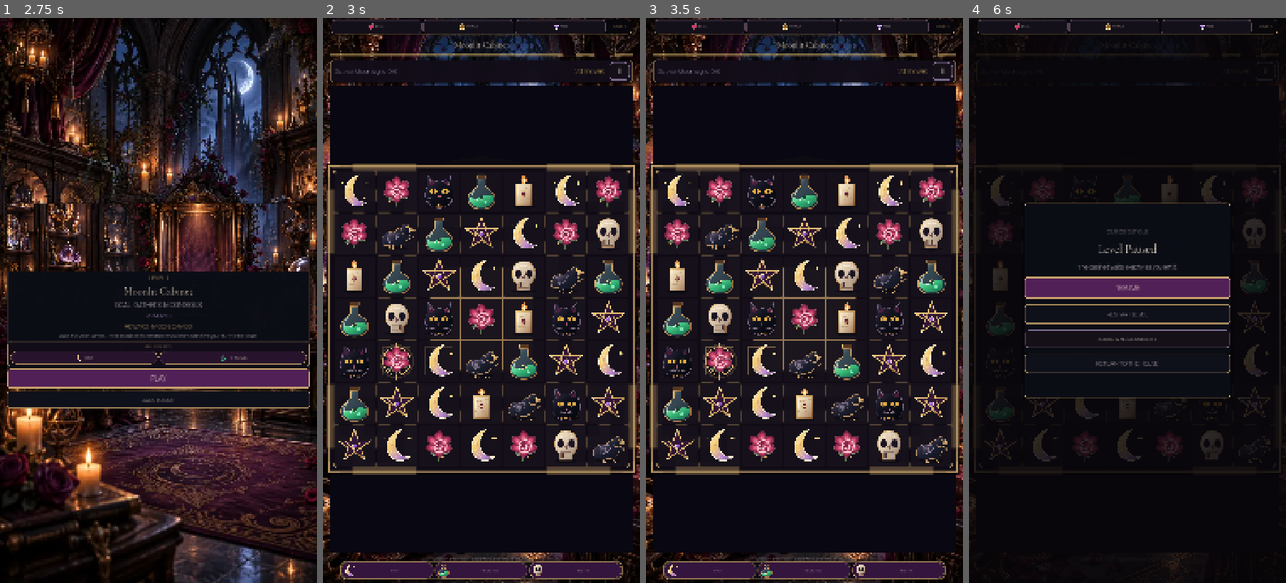
Above: before the commit, frames 1-4 (left to right).
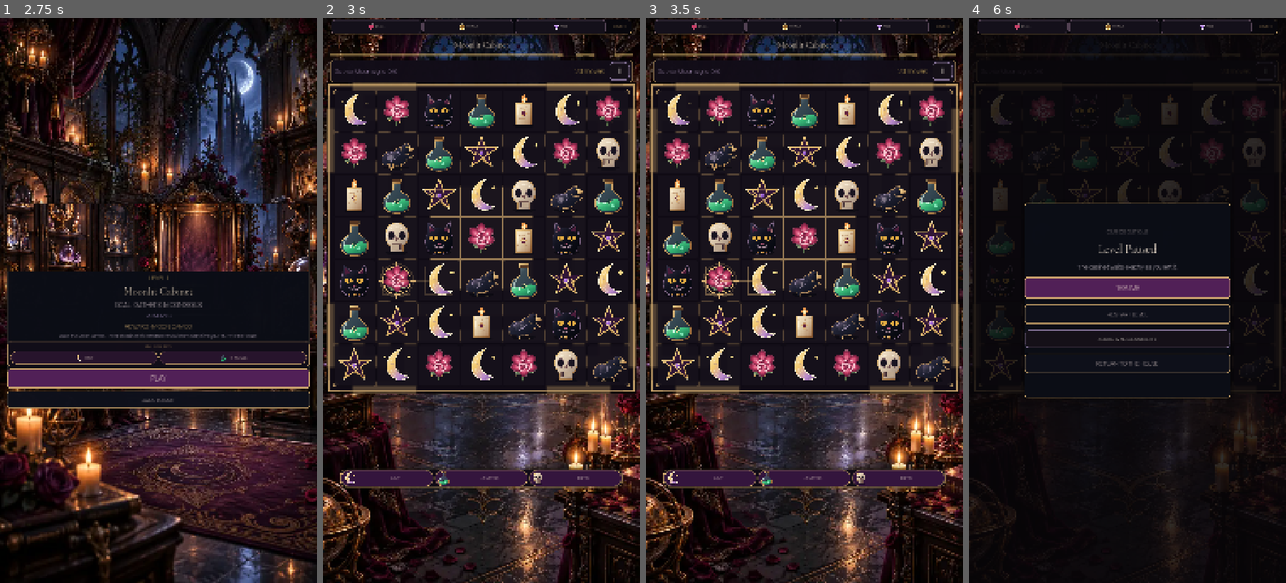
Above: after the commit, the same moments.

Repository: Jay-prodesign/akilta-match3
Game: Godot game, scene res://src/app/app_bootstrap.tscn
The game is run twice, just before and just after one commit, with the same random seed, the same clock (stepped at 60 frames per second) and the same inputs.
Inputs:
- Up to frame 1 (2.75 s): click "ENTER THE HOUSE" at 0.5 s; click "ENTER CURIO BOUTIQUE" at 1.25 s; click "1" at 2 s
- Up to frame 2 (3 s): click "PLAY" at 2.75 s
- Up to frame 3 (3.5 s): no input
- Up to frame 4 (6 s): click "RETRY" at 3.5 s; click "RETRY" at 4.25 s; click "RETRY" at 5 s; click "Ⅱ" at 5.75 s

Frame 1 is identical in both runs. In frame 2, 42% of the frame differs, in the area x 1-99%, y 11-100%; in frame 3, 42%; in frame 4, 5.9%.

Commit message:
Make the Match-3 board a deliberate Golden Loop block

Diff:
--- a/src/ui/gameplay/gameplay_screen.tscn
+++ b/src/ui/gameplay/gameplay_screen.tscn
@@ -148,9 +148,9 @@
 tooltip_text = "Pause"
 
 [node name="BoardView" type="Control" parent="Layout"]
-custom_minimum_size = Vector2(0, 360)
-layout_mode = 2
-size_flags_vertical = 3
+custom_minimum_size = Vector2(0, 1040)
+layout_mode = 2
+size_flags_vertical = 0
 mouse_filter = 0
 script = ExtResource("2_board")
 
